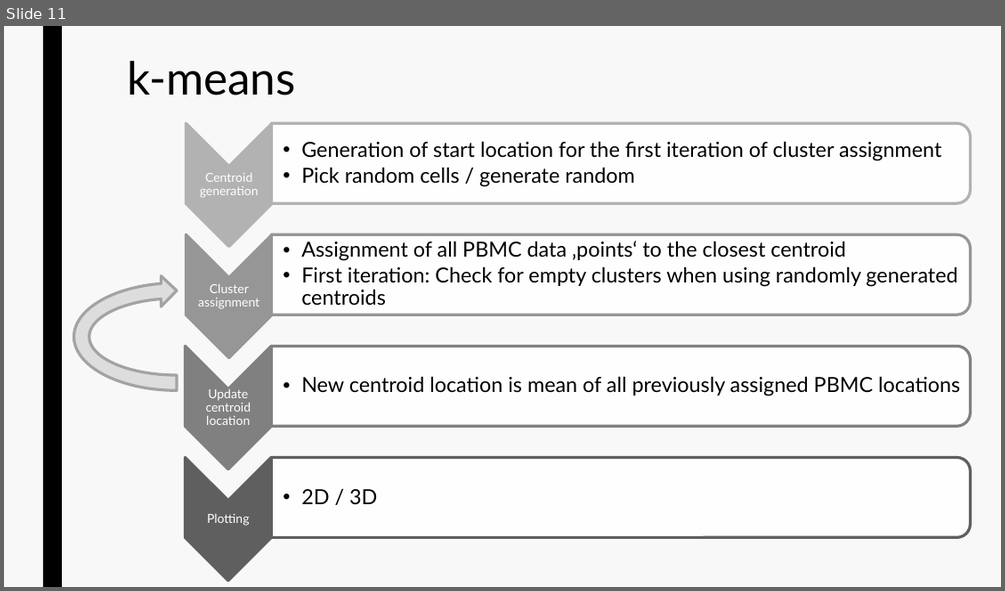
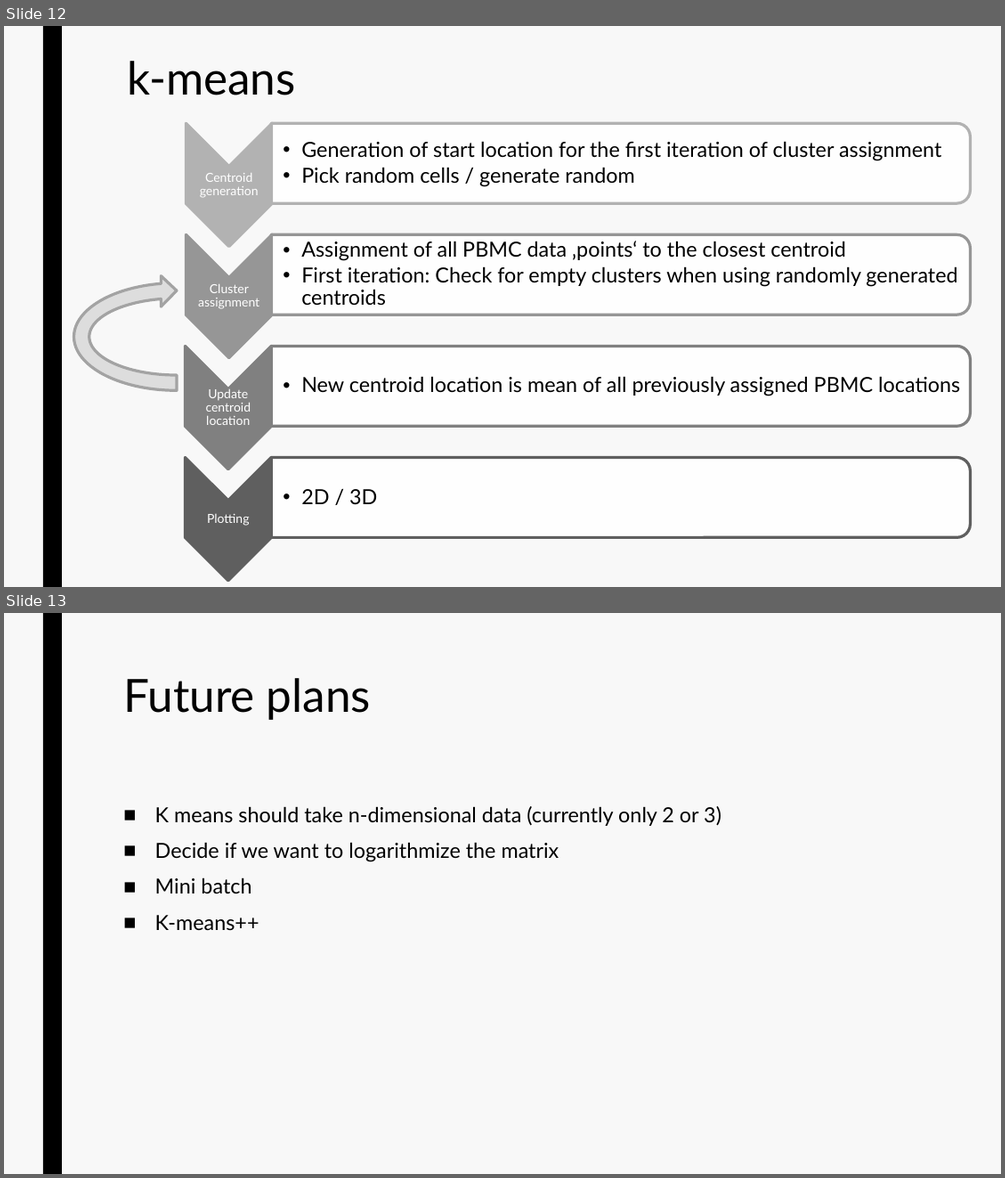
Before and after one commit to datascience-mobi/group-02-project-4-2, a slide deck: Project Proposal.pptx. Shown one above the other, each under a label of ours: slide 11 before the commit, slides 12 and 13 after it. The pictures are 1005x591 and 1005x1178 pixels, drawn with LibreOffice and Linux fonts; fonts in the diff are those of the drawing. Boxes give left, top, right and bottom in pixels: in the first picture for what was removed or moved away, otherwise in the second. Text is boxed around its words. In the diff, an @@ line names an element or a change of style, - is before the commit and + after.

```diff
--- a/Project Proposal.pptx
+++ b/Project Proposal.pptx
@@ slide 13 added at (x1=4, y1=613, x2=1001, y2=1174), background #F8F8F8; not listed: 1 template element that a slide beside it also shows @@
@@ title added at (x1=123, y1=678, x2=371, y2=720), 44 pt, text #000000 @@
+Future plans
@@ text added at (x1=155, y1=806, x2=721, y2=930), 20 pt, text #000000 @@
+■ K means should take n-dimensional data (currently only 2 or 3)
+■ Decide if we want to logarithmize the matrix
+■ Mini batch
+■ K-means++
@@ what was slide 11 is now slide 12 @@
```
Also in this commit, not shown: 1 slide changed, 1 other slide added.
